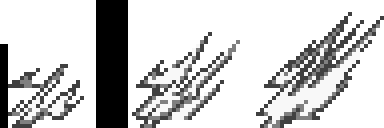
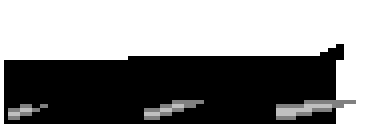
Two versions of the same layered image (w=384, h=128). Layer-by-layer changes:
renamed "Grid" to "ImpactSplash.psd", showed it, painted on it over [0, 0, 384, 128]
removed layer "Background" over [8, 12, 384, 128]
